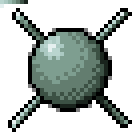
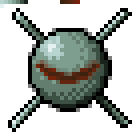
Before/after of a 140px x 140px layered artwork. What changed in the layer stack:
added layer "Layer #3" above "Background" over [36, 0, 100, 84]
painted on "Background" over [52, 64, 68, 72]
